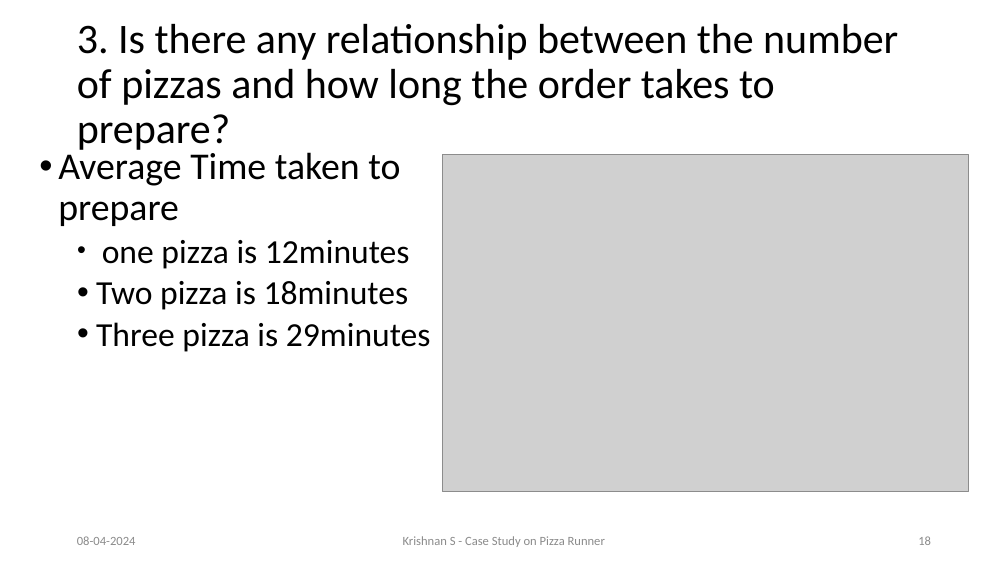
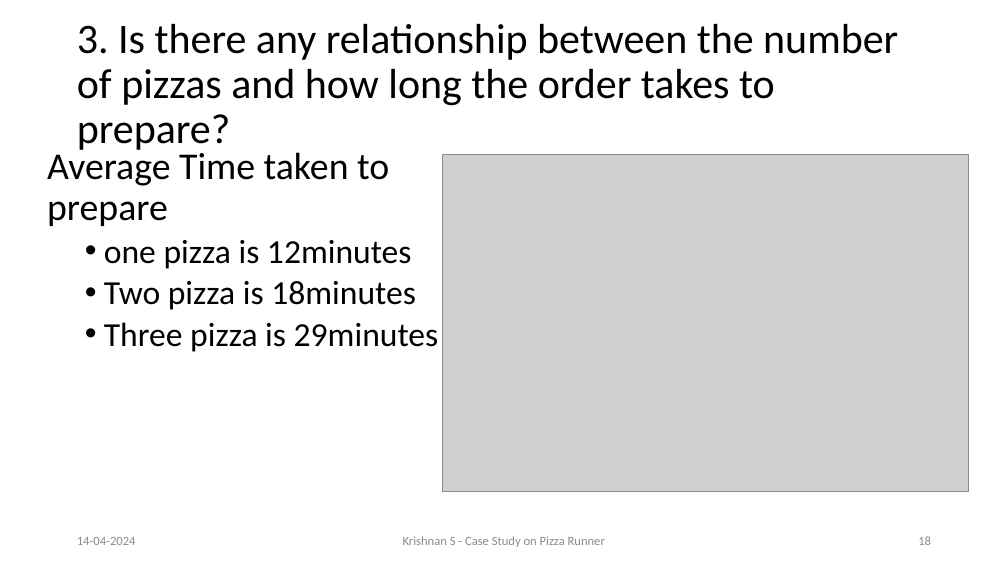
Before and after one commit to Krishnann-s/8-Week-SQL-Challenge, a slide deck: slide 18 of Case Study 2/Pizza Runner.pptx. Drawn at 1008x567 pixels with LibreOffice and Linux fonts; fonts in the diff are those of the drawing; grey boxes stand for pictures. Boxes give left, top, right and bottom in pixels: in the first picture for what was removed or moved away, otherwise in the second. Text is boxed around its words. In the diff, an @@ line names an element or a change of style, - is before the commit and + after.

```diff
--- a/Case Study 2/Pizza Runner.pptx
+++ b/Case Study 2/Pizza Runner.pptx
@@ text "Average Time taken to prepare": place and size @@
-text "Average Time taken to prepare" at (58,148,431,352)
+text "Average Time taken to prepare" at (47,148,439,352)
@@ text at (47,148,389,226): bullet • to none @@
@@ text at (77,537,136,545): text changed @@
-08-04-2024
+14-04-2024
```
Also in this commit, not shown: 34 other slides changed, 3 other files.
